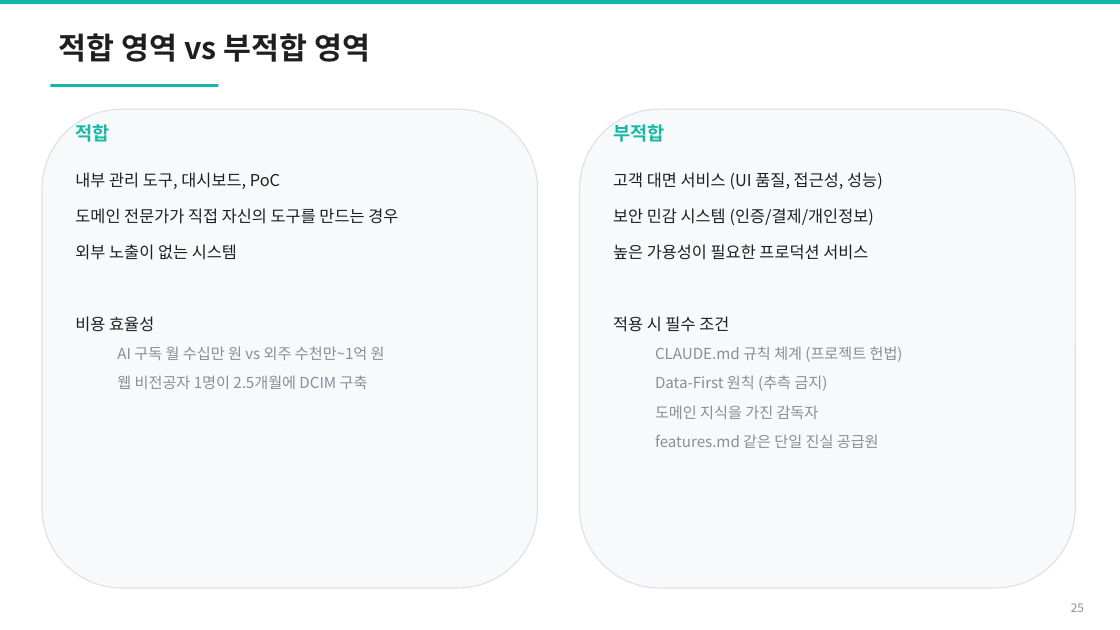
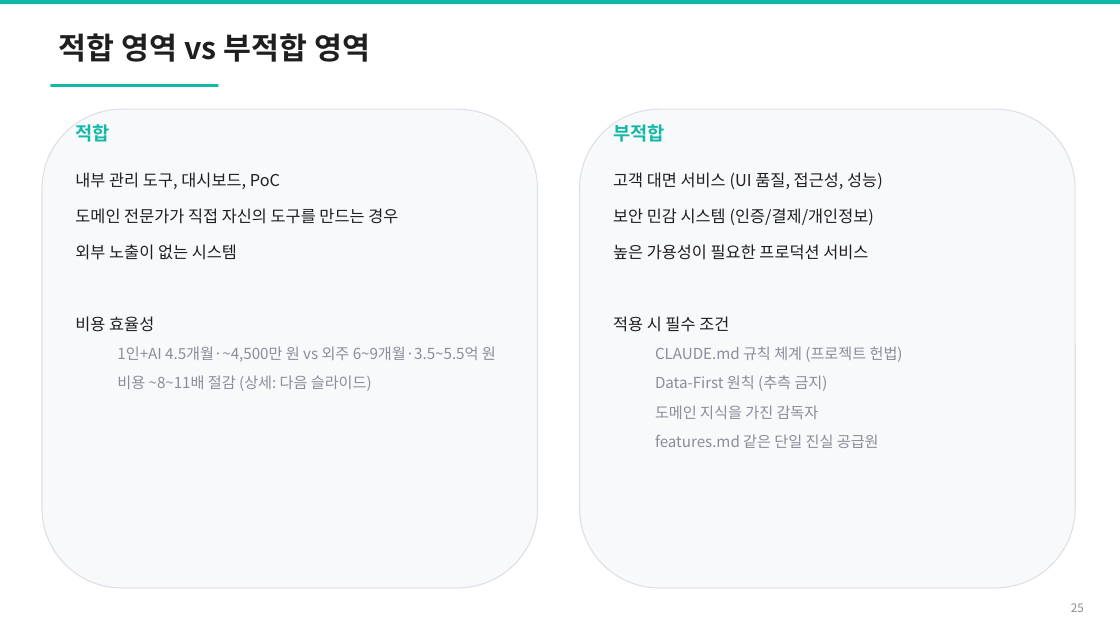
Before and after one commit to youngjaeseo-git/firstTest, a slide deck: slide 25 of docs/retrospective-presentation.pptx. Drawn at 1120x630 pixels with LibreOffice and Linux fonts; fonts in the diff are those of the drawing. Boxes give left, top, right and bottom in pixels: in the first picture for what was removed or moved away, otherwise in the second. Text is boxed around its words. In the diff, an @@ line names an element or a change of style, - is before the commit and + after.

```diff
--- a/docs/retrospective-presentation.pptx
+++ b/docs/retrospective-presentation.pptx
@@ text at bbox=[117, 346, 496, 391]: text changed @@
-  AI 구독 월 수십만 원 vs 외주 수천만~1억 원
-  웹 비전공자 1명이 2.5개월에 DCIM 구축
+  1인+AI 4.5개월·~4,500만 원 vs 외주 6~9개월·3.5~5.5억 원
+  비용 ~8~11배 절감 (상세: 다음 슬라이드)
```
Also in this commit, not shown: 1 slide added, 1 other file.
